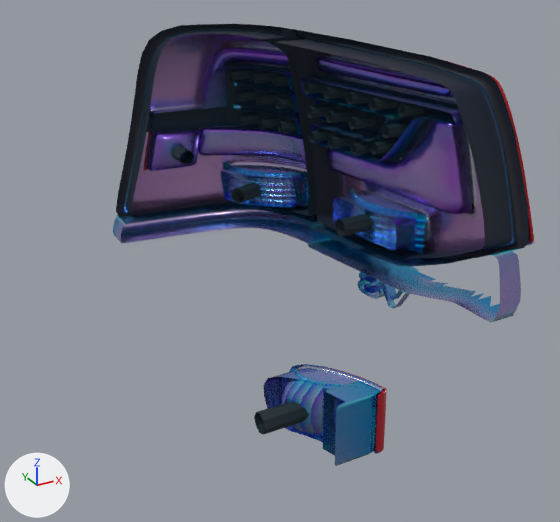
What one commit did to the glTF model model/parts/lamp_rear_R.glb.
One viewpoint serves both versions: a 50 mm lens placed at (1.88, -0.054, 1.397), pointed at (2.295, 0.701, 1.019). Lighting does not change. The marker at lower left points along +X, +Y and +Z. The older version comes first. Where no turn or scale is listed for an object, it has been applied to the vertices. Vertices at exactly the same position are counted once.

The first picture shows 'black_11', 'black_12', 'chrome_1', 'chrome_2', 'chrome_4', 'redglass_25'.
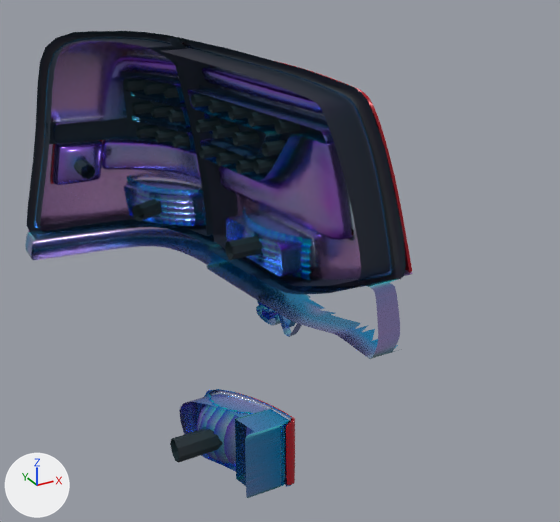
Where the change shows, as pixel boxes [x1, y1, x2, y2] in the pictures (560 x 522 px):
'chrome_2', moved, rescaled (8% narrower, 10% taller): before [124, 30, 514, 252]; after [34, 37, 392, 281]
'black_12', moved, rescaled (8% narrower): before [116, 24, 529, 435]; after [27, 31, 406, 463]
'chrome_4', moved, rescaled (8% narrower, 6% taller): before [113, 202, 521, 454]; after [25, 219, 402, 487]
'chrome_1', moved, rescaled (9% narrower): before [222, 163, 427, 466]; after [126, 177, 312, 498]
'black_11', moved, rescaled (10% narrower, 9% taller): before [228, 68, 424, 156]; after [124, 78, 300, 174]
'redglass_25', moved, rescaled (mostly hidden): before [127, 24, 534, 453]; after [34, 31, 412, 485]

Patch to the scene script:
```diff
--- a/model/parts/lamp_rear_R.glb.py
+++ b/model/parts/lamp_rear_R.glb.py
@@ me_chrome_1 @@
 # used by ob_chrome_1; location = (2.275, 0.0, 1.218)
-me_chrome_1.from_pydata(...)  # 4133 vertices, 7893 faces; spans x 0.025..0.222, y 0.574..0.875, z -0.573..-0.119
+me_chrome_1.from_pydata(...)  # 4133 vertices, 7893 faces; spans x -0.11..0.063, y 0.574..0.875, z -0.573..-0.119
+# me_chrome_1 part 1: the whole mesh is scaled about its middle by (0.876, 1, 1), then moved by (-0.147, 0.0, 0.0)
 me_chrome_1.materials.append(mat_chrome_001)
@@ me_chrome_2 @@
 # used by ob_chrome_2; location = (-0.063, 0.01, 1.039)
-me_chrome_2.from_pydata(...)  # 2965 vertices, 5566 faces; spans x 2.234..2.499, y 0.458..0.902, z -0.003..0.24
+me_chrome_2.from_pydata(...)  # 2965 vertices, 5566 faces; spans x 2.116..2.348, y 0.458..0.902, z -0.003..0.24
+# me_chrome_2 part 2: the whole mesh is scaled about its middle by (0.876, 1, 1), then moved by (-0.135, 0.0, 0.0)
 me_chrome_2.materials.append(mat_chrome_001)
@@ me_chrome_4 @@
 # used by ob_chrome_4; location = (0.068, 0.0, 1.12)
-me_chrome_4.from_pydata(...)  # 1209 vertices, 1914 faces; spans x 2.088..2.432, y 0.447..0.926, z -0.479..-0.023
+me_chrome_4.from_pydata(...)  # 1209 vertices, 1914 faces; spans x 1.971..2.272, y 0.447..0.926, z -0.479..-0.023
+# me_chrome_4 part 3: the whole mesh is scaled about its middle by (0.876, 1, 1), then moved by (-0.138, 0.0, 0.0)
 me_chrome_4.materials.append(mat_chrome_001)
@@ me_black_11 @@
 # used by ob_black_11; location = (-0.081, 0.0, 1.026)
-me_black_11.from_pydata(...)  # 704 vertices, 1188 faces; spans x 2.376..2.484, y 0.563..0.837, z 0.131..0.202
+me_black_11.from_pydata(...)  # 704 vertices, 1188 faces; spans x 2.242..2.336, y 0.563..0.837, z 0.131..0.202
+# me_black_11 part 4: the whole mesh is scaled about its middle by (0.876, 1, 1), then moved by (-0.141, 0.0, 0.0)
 me_black_11.materials.append(mat_black_001)
@@ me_black_12 @@
 # used by ob_black_12; location = (-0.01, 0.0, 1.086)
-me_black_12.from_pydata(...)  # 937 vertices, 1367 faces; spans x 2.171..2.454, y 0.458..0.916, z -0.409..0.2
+me_black_12.from_pydata(...)  # 937 vertices, 1367 faces; spans x 2.053..2.302, y 0.458..0.916, z -0.409..0.2
+# me_black_12 part 5: the whole mesh is scaled about its middle by (0.876, 1, 1), then moved by (-0.135, 0.0, 0.0)
 me_black_12.materials.append(mat_black_001)
@@ me_redglass_25 @@
 # used by ob_redglass_25; location = (2.153, 0.0, 1.27)
-me_redglass_25.from_pydata(...)  # 17648 vertices, 35168 faces; spans x 0.023..0.351, y 0.46..0.913, z -0.627..0.014
+me_redglass_25.from_pydata(...)  # 17648 vertices, 35168 faces; spans x -0.096..0.191, y 0.46..0.913, z -0.627..0.014
+# me_redglass_25 part 6: the whole mesh is scaled about its middle by (0.876, 1, 1), then moved by (-0.14, 0.0, 0.0)
 me_redglass_25.materials.append(mat_redglass)
```
